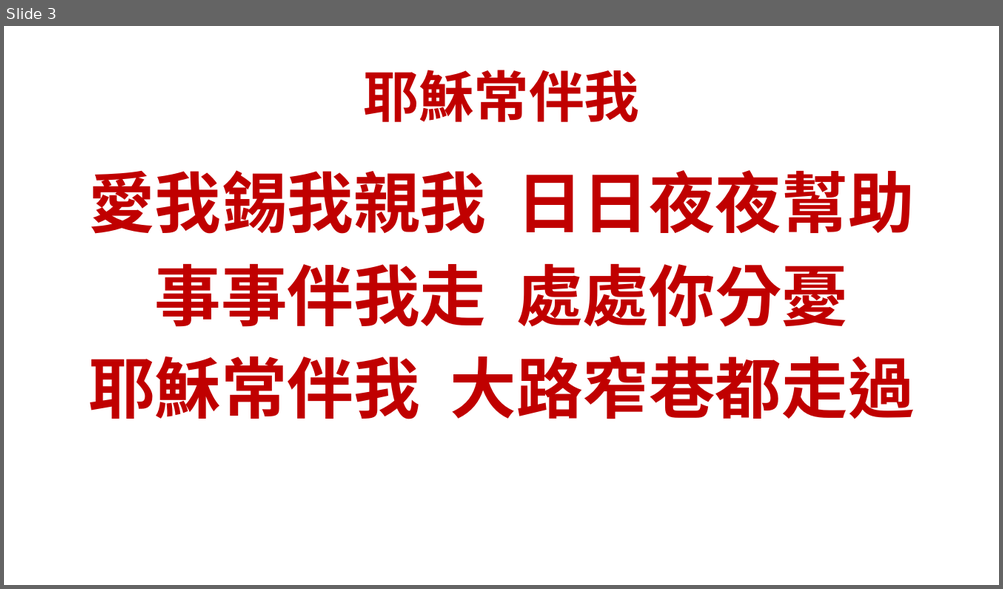
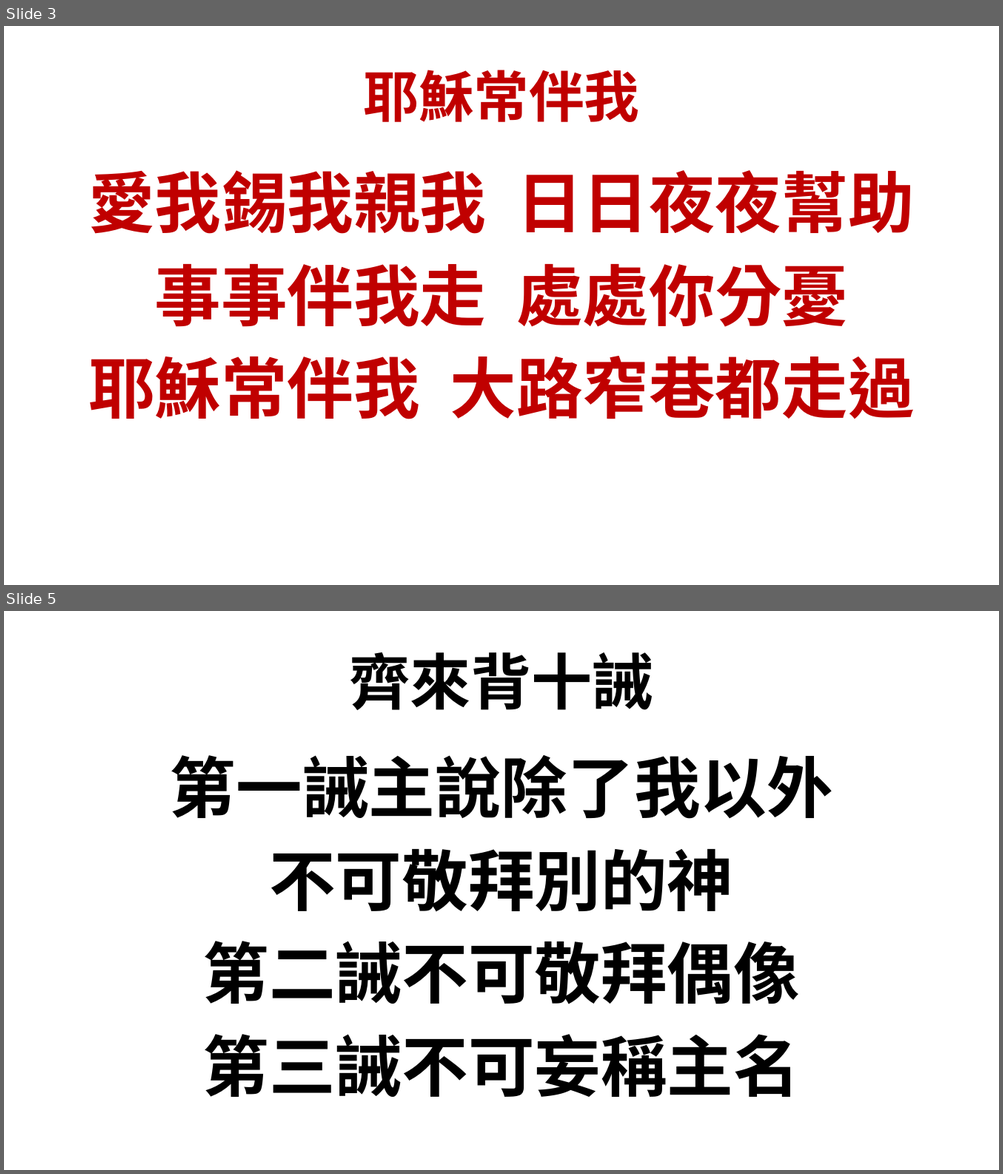
Before and after one commit to batisuoc/bible-school, a slide deck: 2019/7月.pptx. Shown one above the other, each under a label of ours: slide 3 before the commit, slides 3 and 5 after it; the slides between them are not shown. The pictures are 1003x589 and 1003x1174 pixels, drawn with LibreOffice and Linux fonts; fonts in the diff are those of the drawing; background and template pictures are left out. Boxes give left, top, right and bottom in pixels: in the first picture for what was removed or moved away, otherwise in the second. Text is boxed around its words. In the diff, an @@ line names an element or a change of style, - is before the commit and + after.

```diff
--- a/2019/7月.pptx
+++ b/2019/7月.pptx
@@ slide 5 added at [4, 611, 999, 1170], background picture (left out) @@
@@ title added at [349, 652, 653, 710], 44 pt, text #000000, bold @@
+齊來背十誡
@@ text added at [170, 755, 833, 1097], 48 pt, text #000000, bold @@
+第一誡主說除了我以外
+不可敬拜別的神
+第二誡不可敬拜偶像
+第三誡不可妄稱主名
```
Also in this commit, not shown: 5 other slides added.
